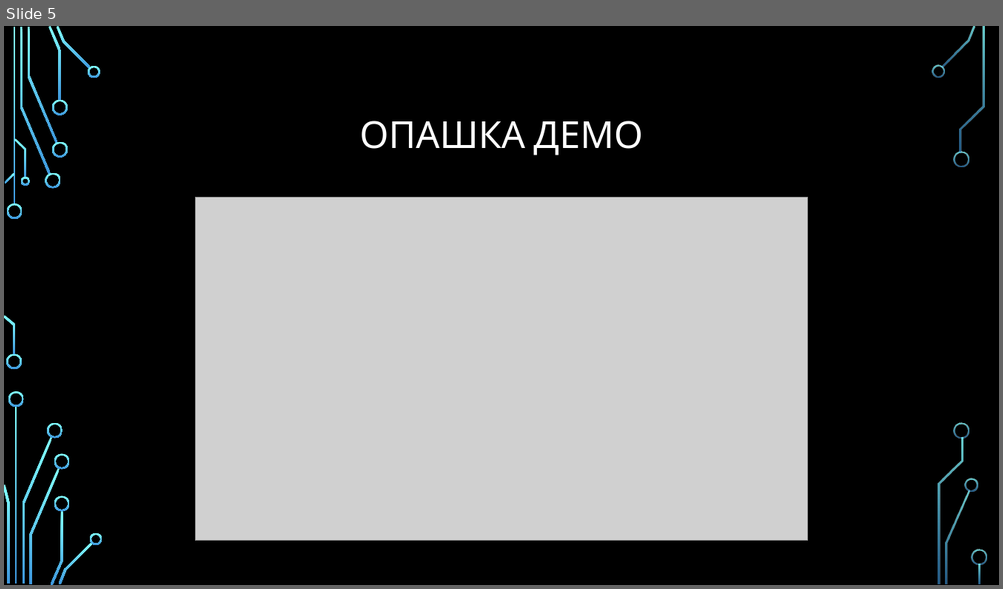
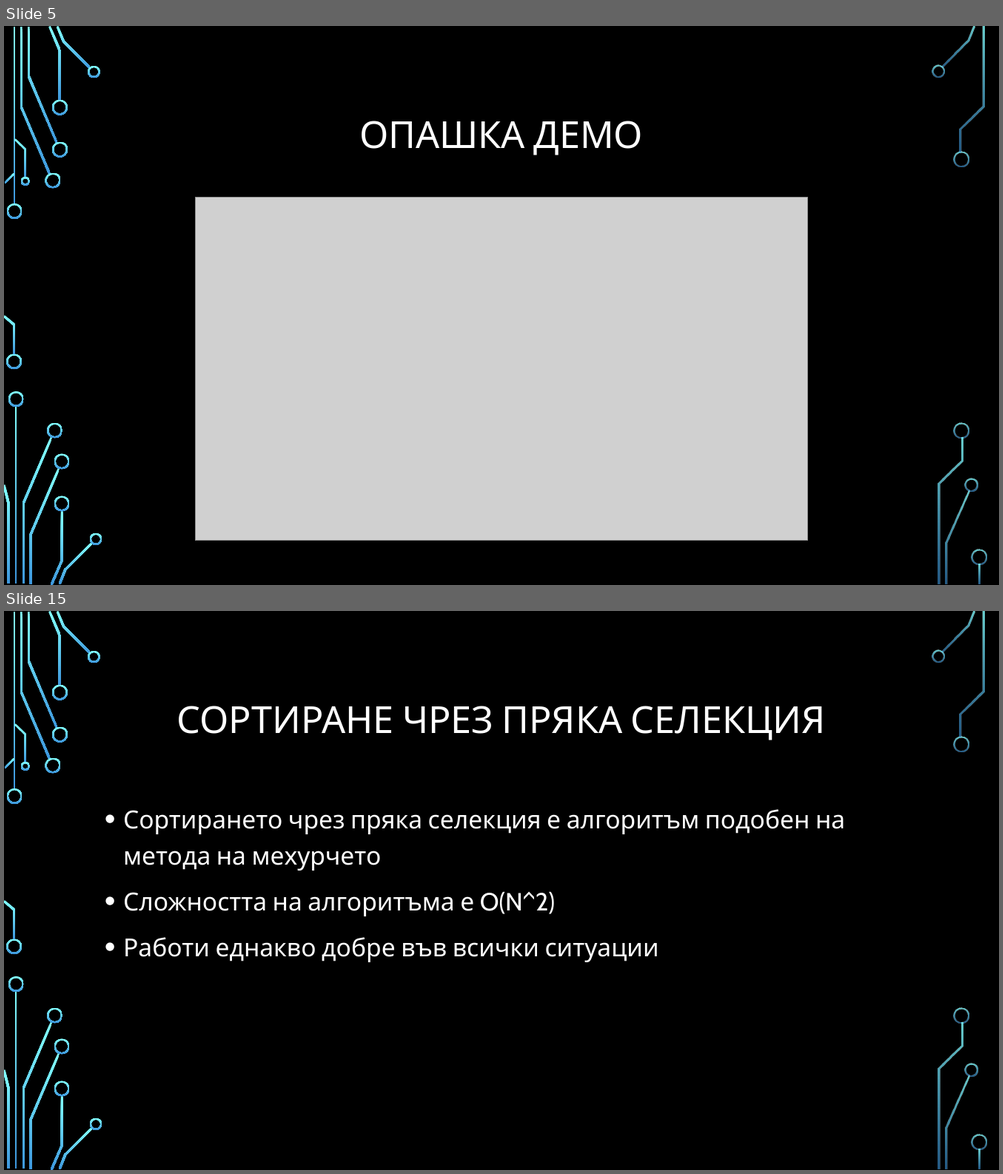
Before and after one commit to Bilyukov/java-course, a slide deck: 09.alorithms-and-data-structures.pptx. Shown one above the other, each under a label of ours: slide 5 before the commit, slides 5 and 15 after it; the slides between them are not shown. The pictures are 1003x589 and 1003x1174 pixels, drawn with LibreOffice and Linux fonts; fonts in the diff are those of the drawing; grey boxes stand for pictures; background and template pictures are left out. Boxes give left, top, right and bottom in pixels: in the first picture for what was removed or moved away, otherwise in the second. Text is boxed around its words. In the diff, an @@ line names an element or a change of style, - is before the commit and + after.

```diff
--- a/09.alorithms-and-data-structures.pptx
+++ b/09.alorithms-and-data-structures.pptx
@@ slide 15 added at (4, 611, 999, 1170), background picture (left out); not listed: 36 template elements that a slide beside it also shows @@
@@ title added at (177, 706, 825, 741), 36 pt, text #FFFFFF @@
+СОРТИРАНЕ ЧРЕЗ ПРЯКА СЕЛЕКЦИЯ
@@ text added at (123, 809, 845, 963), 24 pt, text #FFFFFF @@
+• Сортирането чрез пряка селекция е алгоритъм подобен на метода на мехурчето
+• Сложността на алгоритъма е O(N^2)
+• Работи еднакво добре във всички ситуации
```
Also in this commit, not shown: 17 other slides added, 7 other files.
